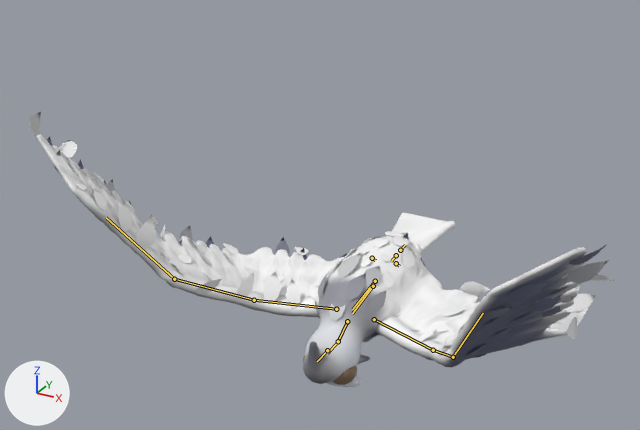
The glTF model game/art/models/harpy_eagle.glb: old version first, new version second.
The view is the same before and after, from a 50 mm lens placed at (1.012, -2.191, 2.208), pointed at (-0.104, -0.163, 1.194). The lights are fixed; the arrows at lower left show +X, +Y and +Z. The first picture is the older version. Both versions are drawn at frame 10 of the action 'fidget'; the numbers are the values there. The bones that bend it are drawn over the model as lines.

The first picture shows 'harpy_eagle_movie'.
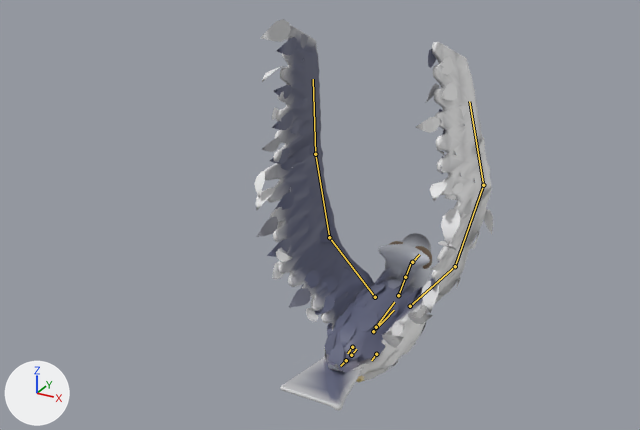
Location of each change, (x1, y1, x2, y2) in pixels of the pictures (640 x 430 px):
```json
{"object": "harpy_eagle_movie", "change": "posed", "before": [30, 112, 615, 387], "after": [254, 19, 493, 411], "on screen": "59% narrower, 42% taller"}
{"bone": "root", "before": "(375, 281) to (352, 309)", "after": "(373, 331) to (394, 310)"}
{"bone": "chest", "before": "(373, 286) to (352, 313)", "after": "(376, 327) to (394, 302)"}
{"bone": "neck", "before": "(347, 321) to (338, 341)", "after": "(398, 295) to (405, 277)"}
{"bone": "head", "before": "(338, 341) to (327, 353)", "after": "(405, 277) to (412, 260)"}
{"bone": "jaw", "before": "(327, 350) to (317, 361)", "after": "(412, 262) to (419, 254)"}
{"bone": "wing_upper.L", "before": "(336, 309) to (254, 300)", "after": "(375, 297) to (329, 237)"}
{"bone": "wing_lower.L", "before": "(254, 300) to (174, 279)", "after": "(329, 237) to (315, 154)"}
{"bone": "wing_hand.L", "before": "(174, 279) to (106, 217)", "after": "(315, 154) to (313, 79)"}
{"bone": "wing_upper.R", "before": "(374, 319) to (433, 350)", "after": "(410, 306) to (455, 266)"}
{"bone": "wing_lower.R", "before": "(433, 350) to (453, 357)", "after": "(455, 266) to (483, 185)"}
{"bone": "wing_hand.R", "before": "(453, 357) to (483, 313)", "after": "(483, 185) to (469, 101)"}
{"bone": "leg.L", "before": "(372, 258) to (375, 260)", "after": "(352, 347) to (347, 353)"}
{"bone": "leg.R", "before": "(396, 263) to (399, 266)", "after": "(376, 354) to (371, 360)"}
```

Edits to the scene script, one JSON object a line:
```json
{"block": "bone_root", "where": "bone_root = bpy.data.objects['harpy_eagle_rig'].pose.bones['root']"}
{"op": "set", "path": "bone_root.location", "old": "(0.0, 0.001, 0.166)", "new": "(0.0, 0.0, -0.011)"}
{"op": "set", "path": "bone_root.rotation_quaternion", "old": "(0.07, -0.987, 0.0, 0.0)", "new": "(1.0, 0.0, 0.0, 0.0)", "note": "degrees (-172, 0, 0) -> degrees (0, 0, 0)"}
{"block": "bone_chest", "where": "bone_chest = bpy.data.objects['harpy_eagle_rig'].pose.bones['chest']  # child of 'hips'"}
{"op": "set", "path": "bone_chest.rotation_quaternion", "old": "(1.0, 0.0, 0.0, 0.0)", "new": "(0.999, 0.05, 0.0, 0.0)", "note": "degrees (0, 0, 0) -> degrees (6, 0, 0)"}
{"block": "bone_neck", "where": "bone_neck = bpy.data.objects['harpy_eagle_rig'].pose.bones['neck']  # child of 'chest'"}
{"op": "set", "path": "bone_neck.rotation_quaternion", "old": "(0.994, 0.112, 0.0, 0.0)", "new": "(0.978, 0.211, 0.0, 0.0)", "note": "degrees (13, 0, 0) -> degrees (24, 0, 0)"}
{"block": "bone_head", "where": "bone_head = bpy.data.objects['harpy_eagle_rig'].pose.bones['head']  # child of 'neck'"}
{"op": "set", "path": "bone_head.rotation_quaternion", "old": "(1.0, -0.012, 0.0, 0.0)", "new": "(0.977, 0.211, 0.0, 0.0)", "note": "degrees (-1, 0, 0) -> degrees (24, 0, 0)"}
{"block": "bone_jaw", "where": "bone_jaw = bpy.data.objects['harpy_eagle_rig'].pose.bones['jaw']  # child of 'head'"}
{"op": "set", "path": "bone_jaw.rotation_quaternion", "old": "(1.0, 0.0, 0.0, 0.0)", "new": "(0.955, -0.296, 0.0, 0.0)", "note": "degrees (0, 0, 0) -> degrees (-34, 0, 0)"}
{"block": "bone_wing_upper_l", "where": "bone_wing_upper_l = bpy.data.objects['harpy_eagle_rig'].pose.bones['wing_upper.L']  # child of 'chest'"}
{"op": "set", "path": "bone_wing_upper_l.rotation_quaternion", "old": "(0.966, -0.08, 0.02, -0.246)", "new": "(0.905, 0.425, 0.0, 0.0)", "note": "degrees (-9, 0, -29) -> degrees (50, 0, 0)"}
{"block": "bone_wing_lower_l", "where": "bone_wing_lower_l = bpy.data.objects['harpy_eagle_rig'].pose.bones['wing_lower.L']  # child of 'wing_upper.L'"}
{"op": "set", "path": "bone_wing_lower_l.rotation_quaternion", "old": "(0.962, -0.231, 0.035, -0.145)", "new": "(0.973, 0.232, 0.0, 0.0)", "note": "degrees (-27, 0, -17) -> degrees (27, 0, 0)"}
{"block": "bone_wing_hand_l", "where": "bone_wing_hand_l = bpy.data.objects['harpy_eagle_rig'].pose.bones['wing_hand.L']  # child of 'wing_lower.L'"}
{"op": "set", "path": "bone_wing_hand_l.rotation_quaternion", "old": "(0.977, -0.187, 0.019, -0.098)", "new": "(0.984, 0.179, 0.0, 0.0)", "note": "degrees (-22, 0, -11) -> degrees (21, 0, 0)"}
{"block": "bone_wing_upper_r", "where": "bone_wing_upper_r = bpy.data.objects['harpy_eagle_rig'].pose.bones['wing_upper.R']  # child of 'chest'"}
{"op": "set", "path": "bone_wing_upper_r.rotation_quaternion", "old": "(0.966, -0.08, -0.02, 0.246)", "new": "(0.905, 0.425, 0.0, 0.0)", "note": "degrees (-9, 0, 29) -> degrees (50, 0, 0)"}
{"block": "bone_wing_lower_r", "where": "bone_wing_lower_r = bpy.data.objects['harpy_eagle_rig'].pose.bones['wing_lower.R']  # child of 'wing_upper.R'"}
{"op": "set", "path": "bone_wing_lower_r.rotation_quaternion", "old": "(0.962, -0.231, -0.035, 0.145)", "new": "(0.973, 0.232, 0.0, 0.0)", "note": "degrees (-27, 0, 17) -> degrees (27, 0, 0)"}
{"block": "bone_wing_hand_r", "where": "bone_wing_hand_r = bpy.data.objects['harpy_eagle_rig'].pose.bones['wing_hand.R']  # child of 'wing_lower.R'"}
{"op": "set", "path": "bone_wing_hand_r.rotation_quaternion", "old": "(0.977, -0.187, -0.019, 0.098)", "new": "(0.984, 0.179, 0.0, 0.0)", "note": "degrees (-22, 0, 11) -> degrees (21, 0, 0)"}
{"block": "bone_leg_l", "where": "bone_leg_l = bpy.data.objects['harpy_eagle_rig'].pose.bones['leg.L']  # child of 'hips'"}
{"op": "set", "path": "bone_leg_l.rotation_quaternion", "old": "(-0.9, 0.435, 0.0, 0.0)", "new": "(-1.0, 0.0, 0.0, 0.0)", "note": "degrees (-52, 0, 0) -> degrees (0, 0, 0)"}
{"block": "bone_leg_r", "where": "bone_leg_r = bpy.data.objects['harpy_eagle_rig'].pose.bones['leg.R']  # child of 'hips'"}
{"op": "set", "path": "bone_leg_r.rotation_quaternion", "old": "(-0.9, 0.435, 0.0, 0.0)", "new": "(-1.0, 0.0, 0.0, 0.0)", "note": "degrees (-52, 0, 0) -> degrees (0, 0, 0)"}
```
